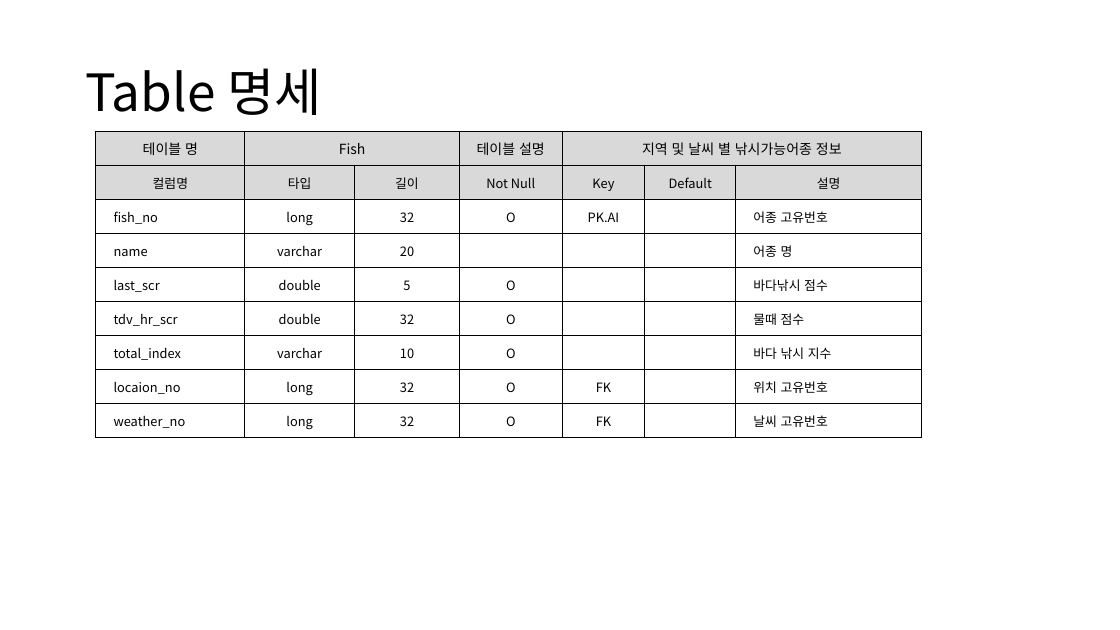
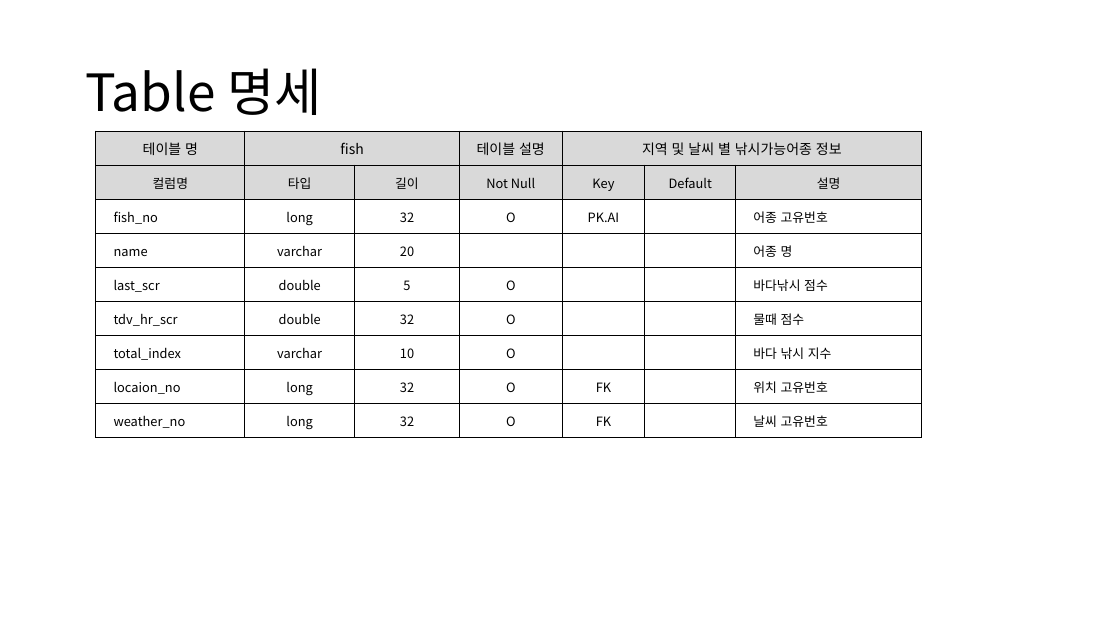
Before and after one commit to sujidaddy/workspace_miniproject, a slide deck: slide 57 of 미니프로젝트계획서제출용.pptx. Drawn at 1120x630 pixels with LibreOffice and Linux fonts; fonts in the diff are those of the drawing. Boxes give left, top, right and bottom in pixels: in the first picture for what was removed or moved away, otherwise in the second. Text is boxed around its words. In the diff, an @@ line names an element or a change of style, - is before the commit and + after.

```diff
--- a/미니프로젝트계획서제출용.pptx
+++ b/미니프로젝트계획서제출용.pptx
@@ table at [96, 131, 923, 438] @@
-row 1, column 2: Fish
+row 1, column 2: fish
```
Also in this commit, not shown: 5 other slides changed, 1 slide added, 11 other files.
